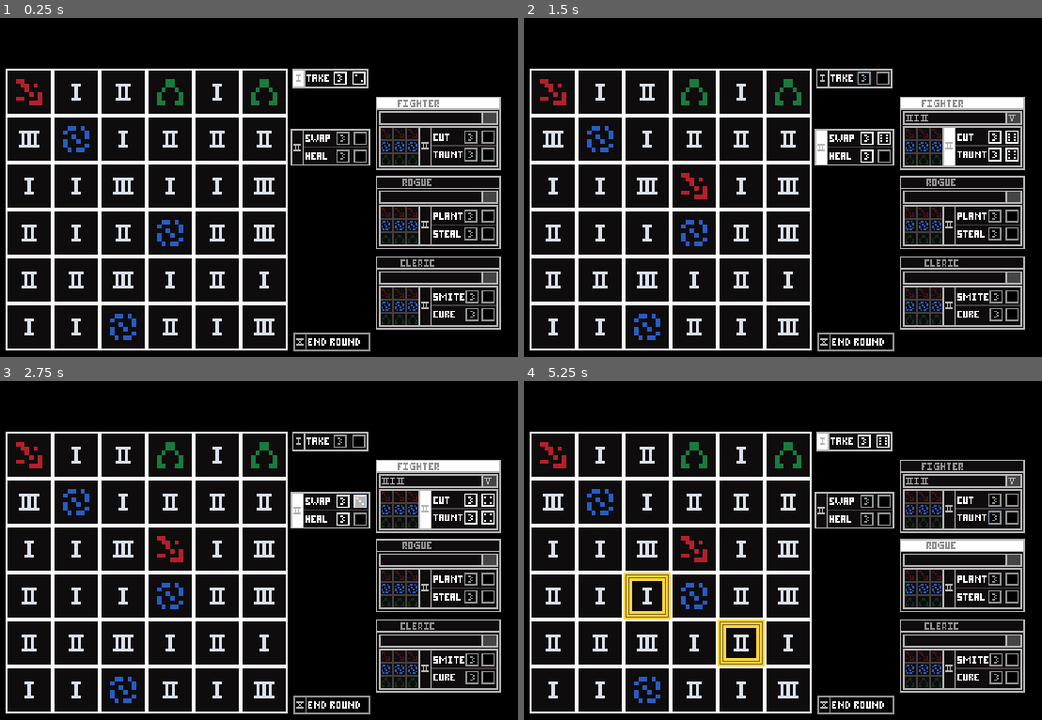
Above: before the commit, frames 1-4 (two rows, left to right).
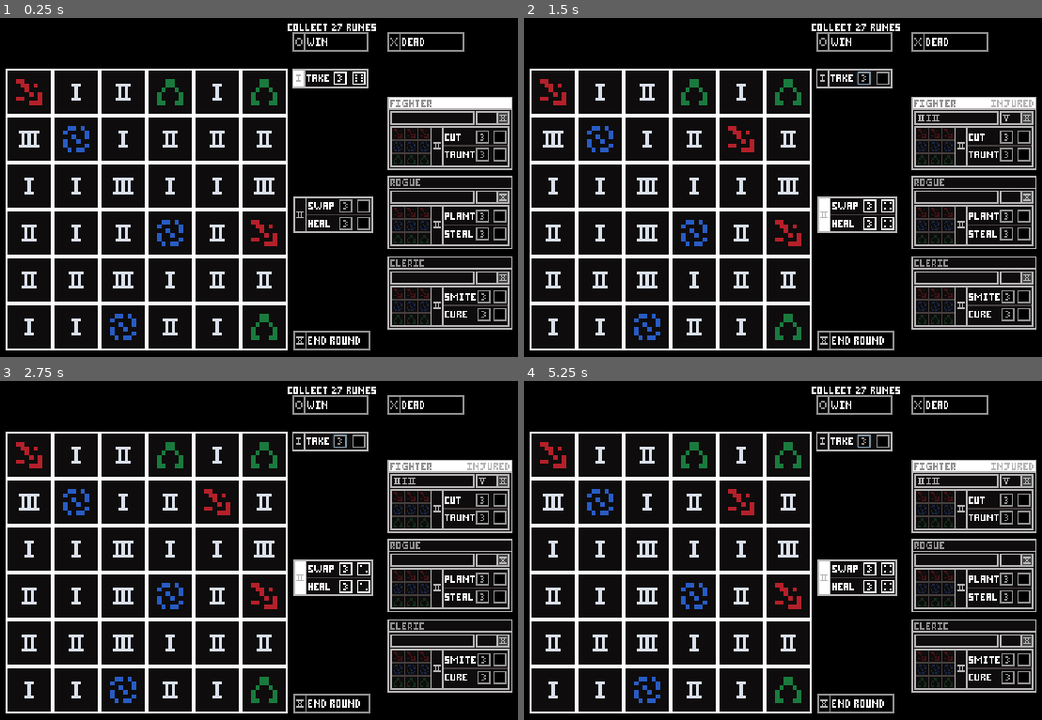
Above: after the commit, the same moments.

Repository: Lasenist/BonesWillRoll
Game: Godot game, scene res://level/play_scene.tscn
Two runs of this game, one before a commit and one after it. Both use one fixed random seed, a clock stepped at 60 frames per second and the inputs below.
Inputs (mouse positions are in pixels of both pictures, inside the frame that each line leads up to):
- Up to frame 1 (0.25 s): no input
- Up to frame 2 (1.5 s): click (865, 79) at 0.5 s; tap Enter at 1.25 s; move the mouse to (669, 211) at 1.27 s; hold E (rotate_selection_right) from 1.28 s (still down); click (669, 211) at 1.42 s
- Up to frame 3 (2.75 s): release E (rotate_selection_right) at 2 s; click (362, 503) at 2.02 s
- Up to frame 4 (5.25 s): click (995, 516) at 2.77 s; tap Space at 3.5, 5 s; move the mouse to (622, 594) at 3.52 s; hold Q (rotate_selection_left) 3.53-4.28 s; click (622, 594) at 3.67 s; tap Enter at 4.25 s; move the mouse to (850, 475) at 4.27 s; hold E (rotate_selection_right) from 4.28 s (still down); click (850, 475) at 4.42 s; move the mouse to (736, 658) at 5.02 s; click (736, 658) at 5.17 s

The runs differ from the first frame. In frame 1, 7.9% of the frame differs, in the area x 48-99%, y 1-99%; in frame 2, 9.0%; in frame 3, 9.1%; in frame 4, 11%, in the area x 19-99%, y 1-99%.

Commit message:
fixes

Diff:
--- a/UI/action/abilities.gd
+++ b/UI/action/abilities.gd
@@ -17,7 +17,7 @@
 onready var dice_button = $Panel/swap_action/dice_button
 
 onready var heal_button = $Panel/heal_action/three_button
-onready var dice_heal_button = $Panel/heal_action/three_button
+onready var dice_heal_button = $Panel/heal_action/dice_button
 
 # Called when the node enters the scene tree for the first time.
 func _ready():
@@ -48,5 +48,5 @@
 	pass # Replace with function body.
 
 func _on_heal_dice_button_dice_rolled(result : int):
-	emit_signal("heal_dice_pressed")
+	emit_signal("heal_dice_pressed", result)
 	pass # Replace with function body.
--- a/UI/action/abilities.tscn
+++ b/UI/action/abilities.tscn
@@ -43,6 +43,7 @@
 }
 
 [node name="numeral_bg" type="ColorRect" parent="Panel/numeral"]
+visible = false
 margin_left = 1.0
 margin_top = 1.0
 margin_right = 8.0
--- a/UI/adventurer/adventurer.gd
+++ b/UI/adventurer/adventurer.gd
@@ -27,8 +27,14 @@
 onready var wounds_container = $Panel/wounds_panel/HBoxContainer
 onready var total_wounds_container = $Panel/total_wounds/Control
 
+onready var injured_label = $Panel/state_labels/injured
+onready var dead_label = $Panel/state_labels/dead
+
+var is_dead = true
+var is_injured = true
+
 var red_rune_count = 0
-var blue_rune_count = 3
+var blue_rune_count = 0
 var green_rune_count = 0
 
 onready var red_rune_1 = $Panel/rune_inventory/r_1
@@ -62,6 +68,24 @@
 func _process(delta):
 	active_bg.visible = is_active
 	ability_active_bg.visible = is_active && can_use_ability && get_parent().current_state == get_parent().GameState.ROUND_TWO
+
+	if red_rune_count == 3 || green_rune_count == 3 || blue_rune_count == 3 :
+		enable_ability()
+	else:
+		disable_ability()
+
+	var total_wounds = get_total_wounds()
+	injured_label.visible = false
+	is_injured = false
+	is_dead = false
+	if total_wounds >= 5 && total_wounds <= 10:
+		injured_label.visible = true
+		is_injured = true
+		disable_ability()
+	elif total_wounds >= 10:
+		dead_label.visible = true
+		is_dead = true
+		disable_ability()
 
 func add(fieldEntity : FieldEntity):
 
@@ -110,18 +134,19 @@
 	for i in green_rune_count:
 		green_runes[i].modulate = Color.white
 
-	if red_rune_count == 3 || green_rune_count == 3 || blue_rune_count == 3 :
-		enable_ability()
-	else:
-		disable_ability()
-
-	pass
-
-func update_total_wounds():
+
+
+	pass
+
+func get_total_wounds():
 	var total_wounds = 0
 	for node in wounds_container.get_children():
 		total_wounds += node.wound_value
 		pass
+	return total_wounds
+
+func update_total_wounds():
+	var total_wounds = get_total_wounds()
 
 	total_wounds = clamp(total_wounds, 0, 10)
 	var new_total_wounds = NUMERAL_SCENES[total_wounds -1].instance()
@@ -141,6 +166,9 @@
 	wound_values.sort()
 	return wound_values
 	pass
+
+func get_total_rune_count():
+	return red_rune_count + green_rune_count + blue_rune_count
 
 # heals one wound lower than the amount given
 func heal(amount : int):
--- a/UI/adventurer/adventurer.tscn
+++ b/UI/adventurer/adventurer.tscn
@@ -1,10 +1,12 @@
-[gd_scene load_steps=12 format=2]
+[gd_scene load_steps=16 format=2]
 
 [ext_resource path="res://UI/adventurer/adventurer_name_spritesheet.png" type="Texture" id=1]
 [ext_resource path="res://new_theme.tres" type="Theme" id=2]
 [ext_resource path="res://UI/adventurer/rune_icon_spritesheet.png" type="Texture" id=3]
 [ext_resource path="res://UI/adventurer/adventurer.gd" type="Script" id=4]
 [ext_resource path="res://UI/numerals/two.tscn" type="PackedScene" id=5]
+[ext_resource path="res://UI/adventurer/state_spritesheet.png" type="Texture" id=6]
+[ext_resource path="res://UI/numerals/ten.tscn" type="PackedScene" id=7]
 
 [sub_resource type="AtlasTexture" id=1]
 atlas = ExtResource( 1 )
@@ -17,6 +19,14 @@
 [sub_resource type="AtlasTexture" id=6]
 atlas = ExtResource( 1 )
 region = Rect2( 0, 0, 23, 5 )
+
+[sub_resource type="AtlasTexture" id=7]
+atlas = ExtResource( 6 )
+region = Rect2( 0, 0, 29, 5 )
+
+[sub_resource type="AtlasTexture" id=8]
+atlas = ExtResource( 6 )
+region = Rect2( 31, 0, 15, 5 )
 
 [sub_resource type="AtlasTexture" id=2]
 atlas = ExtResource( 3 )
@@ -59,7 +69,8 @@
 }
 
 [node name="name_labels" type="Control" parent="Panel"]
-margin_right = 40.0
+margin_left = -13.0
+margin_right = 27.0
 margin_bottom = 40.0
 __meta__ = {
 "_edit_use_anchors_": false
@@ -78,9 +89,9 @@
 
 [node name="rogue_name" type="TextureRect" parent="Panel/name_labels"]
 visible = false
-margin_left = 18.0
-margin_top = 2.0
-margin_right = 46.0
+margin_left = 15.0
+margin_top = 2.0
+margin_right = 43.0
 margin_bottom = 7.0
 texture = SubResource( 5 )
 __meta__ = {
@@ -89,14 +100,37 @@
 
 [node name="cleric_name" type="TextureRect" parent="Panel/name_labels"]
 visible = false
-margin_left = 17.0
-margin_top = 2.0
-margin_right = 45.0
+margin_left = 15.0
+margin_top = 2.0
+margin_right = 43.0
 margin_bottom = 7.0
 texture = SubResource( 6 )
 __meta__ = {
 "_edit_use_anchors_": false
 }
+
+[node name="state_labels" type="Control" parent="Panel"]
+margin_right = 40.0
+margin_bottom = 40.0
+__meta__ = {
+"_edit_use_anchors_": false
+}
+
+[node name="injured" type="TextureRect" parent="Panel/state_labels"]
+visible = false
+margin_left = 54.0
+margin_top = 2.0
+margin_right = 94.0
+margin_bottom = 42.0
+texture = SubResource( 7 )
+
+[node name="dead" type="TextureRect" parent="Panel/state_labels"]
+visible = false
+margin_left = 68.0
+margin_top = 2.0
+margin_right = 108.0
+margin_bottom = 42.0
+texture = SubResource( 8 )
 
 [node name="ColorRect" type="ColorRect" parent="Panel"]
 margin_left = 1.0
@@ -104,11 +138,14 @@
 margin_right = 84.0
 margin_bottom = 9.0
 color = Color( 0.717647, 0.709804, 0.709804, 1 )
+__meta__ = {
+"_edit_use_anchors_": false
+}
 
 [node name="wounds_panel" type="Panel" parent="Panel"]
 margin_left = 2.0
 margin_top = 10.0
-margin_right = 73.0
+margin_right = 59.0
 margin_bottom = 19.0
 __meta__ = {
 "_edit_use_anchors_": false
@@ -125,7 +162,36 @@
 }
 
 [node name="total_wounds" type="Panel" parent="Panel"]
-margin_left = 72.0
+margin_left = 60.0
+margin_top = 10.0
+margin_right = 75.0
+margin_bottom = 19.0
+__meta__ = {
+"_edit_use_anchors_": false
+}
+
+[node name="bg" type="ColorRect" parent="Panel/total_wounds"]
+visible = false
+margin_left = 1.0
+margin_top = 1.0
+margin_right = 10.0
+margin_bottom = 8.0
+color = Color( 0.270588, 0.270588, 0.270588, 1 )
+__meta__ = {
+"_edit_use_anchors_": false
+}
+
+[node name="Control" type="Control" parent="Panel/total_wounds"]
+margin_left = 2.0
+margin_top = 2.0
+margin_right = 9.0
+margin_bottom = 8.0
+__meta__ = {
+"_edit_use_anchors_": false
+}
+
+[node name="max_wounds" type="Panel" parent="Panel"]
+margin_left = 74.0
 margin_top = 10.0
 margin_right = 83.0
 margin_bottom = 19.0
@@ -133,24 +199,27 @@
 "_edit_use_anchors_": false
 }
 
-[node name="bg" type="ColorRect" parent="Panel/total_wounds"]
-margin_left = 1.0
-margin_top = 1.0
-margin_right = 10.0
+[node name="bg" type="ColorRect" parent="Panel/max_wounds"]
+margin_left = 1.0
+margin_top = 1.0
+margin_right = 8.0
 margin_bottom = 8.0
 color = Color( 0.270588, 0.270588, 0.270588, 1 )
 __meta__ = {
 "_edit_use_anchors_": false
 }
 
-[node name="Control" type="Control" parent="Panel/total_wounds"]
-margin_left = 2.0
-margin_top = 2.0
-margin_right = 9.0
-margin_bottom = 8.0
-__meta__ = {
-"_edit_use_anchors_": false
-}
+[node name="Control" type="Control" parent="Panel/max_wounds"]
+margin_top = 2.0
+margin_right = 7.0
+margin_bottom = 8.0
+__meta__ = {
+"_edit_use_anchors_": false
+}
+
+[node name="ten" parent="Panel/max_wounds/Control" instance=ExtResource( 7 )]
+margin_left = 2.0
+margin_right = 7.0
 
 [node name="rune_inventory" type="Panel" parent="Panel"]
 margin_left = 2.0
--- a/UI/dice/dice_button.tscn
+++ b/UI/dice/dice_button.tscn
@@ -22,7 +22,7 @@
 [node name="dice" parent="." instance=ExtResource( 1 )]
 
 [node name="AnimatedSprite" parent="dice" index="0"]
-frame = 0
+frame = 4
 
 [connection signal="pressed" from="." to="." method="_on_dice_button_pressed"]
 
--- a/UI/end_round.tscn
+++ b/UI/end_round.tscn
@@ -12,6 +12,7 @@
 }
 
 [node name="active_bg" type="ColorRect" parent="."]
+visible = false
 margin_left = 1.0
 margin_top = 1.0
 margin_right = 8.0
--- a/level/play_scene.gd
+++ b/level/play_scene.gd
@@ -9,7 +9,9 @@
 	START_ROUND_TWO
 	ROUND_TWO,
 	END_ROUND_TWO,
-	END_ROUND
+	END_ROUND,
+	DEAD,
+	WIN
 }
 var current_state = GameState.START_ROUND_ONE
 
@@ -37,6 +39,7 @@
 
 # Called when the node enters the scene tree for the first time.
 func _ready():
+	$AudioStreamPlayer.play()
 	pass # Replace with function body.
 
 func _get_active_character():
@@ -77,15 +80,31 @@
 
 		end_round.is_active = true
 
-		_get_active_character().is_active = false
-		current_active_adventurer += 1
-
-		if current_active_adventurer >= character_turn_order.size():
-			current_active_adventurer = 0
-
-		yield(get_tree().create_timer(1), "timeout")
-		end_round.is_active = false
-		current_state = GameState.START_ROUND_ONE
+		var runes_needed = 9 * 3
+		var rune_count = 0
+		var dead_characters = 0
+		for character in character_turn_order:
+			rune_count += character.get_total_rune_count()
+			dead_characters += 1 if character.is_dead else 0
+
+		if dead_characters == character_turn_order.size():
+			current_state = GameState.DEAD
+			$dead/active_bg.visible = true
+		elif rune_count < runes_needed :
+			_get_active_character().is_active = false
+			current_active_adventurer += 1
+
+			if current_active_adventurer >= character_turn_order.size():
+				current_active_adventurer = 0
+
+			yield(get_tree().create_timer(1), "timeout")
+			end_round.is_active = false
+			current_state = GameState.START_ROUND_ONE
+		else:
+			$win/active_bg.visible = true
+			current_state = GameState.WIN
+			pass
+
 		is_round_ending = false
 
 	pass
@@ -168,6 +187,7 @@
 	field.is_selection_allowed = true
 
 func _on_take_action_box_dice_rolled(result : int):
+	current_selection_wait = SelectionWait.TAKE
 	field.selection_length = result
 	field.is_selection_allowed = true
 
@@ -199,6 +219,7 @@
 # HEAL DICE
 func _on_abilities_action_box_heal_dice_pressed(result : int):
 	_get_active_character().heal(result)
+	current_state = GameState.END_ROUND_TWO
 
 func _on_finished_healing():
 	current_state = GameState.END_ROUND
--- a/level/play_scene.tscn
+++ b/level/play_scene.tscn
@@ -12,6 +12,10 @@
 [ext_resource path="res://UI/abilities/rogue/rogue_steal_action.tscn" type="PackedScene" id=10]
 [ext_resource path="res://UI/abilities/cleric/cleric_smite_action.tscn" type="PackedScene" id=11]
 [ext_resource path="res://UI/abilities/cleric/cleric_cure_action.tscn" type="PackedScene" id=12]
+[ext_resource path="res://UI/win.png" type="Texture" id=13]
+[ext_resource path="res://UI/collect_runes.png" type="Texture" id=14]
+[ext_resource path="res://bones_loop.wav" type="AudioStream" id=15]
+[ext_resource path="res://UI/dead.png" type="Texture" id=16]
 
 [node name="game" type="Control"]
 anchor_right = 1.0
@@ -45,15 +49,15 @@
 margin_bottom = -233.0
 
 [node name="abilities_action_box" parent="." groups=["round_two"] instance=ExtResource( 3 )]
-margin_left = 283.0
-margin_top = 95.0
-margin_right = -176.0
-margin_bottom = -178.0
+margin_left = 285.0
+margin_top = 141.0
+margin_right = -174.0
+margin_bottom = -132.0
 
 [node name="fighter" parent="." instance=ExtResource( 4 )]
-margin_left = 341.0
+margin_left = 349.0
 margin_top = 73.0
-margin_right = -97.0
+margin_right = -89.0
 margin_bottom = -177.0
 
 [node name="fighter_attack_action" parent="fighter" groups=["round_two"] instance=ExtResource( 7 )]
@@ -69,9 +73,9 @@
 margin_bottom = 43.0
 
 [node name="rogue" parent="." instance=ExtResource( 4 )]
-margin_left = 341.0
+margin_left = 349.0
 margin_top = 127.0
-margin_right = -114.0
+margin_right = -106.0
 margin_bottom = -122.0
 type = "Rogue"
 
@@ -88,9 +92,9 @@
 margin_bottom = 50.0
 
 [node name="cleric" parent="." instance=ExtResource( 4 )]
-margin_left = 341.0
+margin_left = 349.0
 margin_top = 182.0
-margin_right = -114.0
+margin_right = -106.0
 margin_bottom = -68.0
 type = "Cleric"
 
@@ -108,9 +112,76 @@
 
 [node name="end_round" parent="." instance=ExtResource( 6 )]
 margin_left = 285.0
-margin_top = 234.0
+margin_top = 233.0
 margin_right = -175.0
-margin_bottom = -53.0
+margin_bottom = -54.0
+
+[node name="collect_message" type="TextureRect" parent="."]
+margin_left = 281.0
+margin_top = 23.0
+margin_right = 341.0
+margin_bottom = 28.0
+texture = ExtResource( 14 )
+__meta__ = {
+"_edit_use_anchors_": false
+}
+
+[node name="win" type="Control" parent="."]
+margin_left = 284.0
+margin_top = 29.0
+margin_right = 336.0
+margin_bottom = 41.0
+__meta__ = {
+"_edit_use_anchors_": false
+}
+
+[node name="active_bg" type="ColorRect" parent="win"]
+visible = false
+margin_left = 1.0
+margin_top = 1.0
+margin_right = 8.0
+margin_bottom = 12.0
+__meta__ = {
+"_edit_use_anchors_": false
+}
+
+[node name="TextureRect" type="TextureRect" parent="win"]
+margin_right = 54.0
+margin_bottom = 13.0
+texture = ExtResource( 13 )
+__meta__ = {
+"_edit_use_anchors_": false
+}
+
+[node name="dead" type="Control" parent="."]
+margin_left = 349.0
+margin_top = 29.0
+margin_right = 389.0
+margin_bottom = 69.0
+__meta__ = {
+"_edit_use_anchors_": false
+}
+
+[node name="active_bg" type="ColorRect" parent="dead"]
+visible = false
+margin_left = 1.0
+margin_top = 1.0
+margin_right = 8.0
+margin_bottom = 12.0
+__meta__ = {
+"_edit_use_anchors_": false
+}
+
+[node name="TextureRect" type="TextureRect" parent="dead"]
+margin_right = 40.0
+margin_bottom = 40.0
+texture = ExtResource( 16 )
+__meta__ = {
+"_edit_use_anchors_": false
+}
+
+[node name="AudioStreamPlayer" type="AudioStreamPlayer" parent="."]
+stream = ExtResource( 15 )
 
 [connection signal="post_selection_made" from="Control/field" to="." method="_on_field_post_selection_made"]
 [connection signal="post_swap_made" from="Control/field" to="." method="_on_field_post_swap_made"]
--- a/playing_field/field.gd
+++ b/playing_field/field.gd
@@ -25,6 +25,8 @@
 onready var tilemap = $TileMap
 # Scenes of enemies and runes on the field
 onready var entities = $TileMap/entities
+
+onready var select_targets_message = $select_targets
 
 # for hovering when taking
 var is_mouse_over_field = false
@@ -54,8 +56,8 @@
 
 	var entity_type_weighted_bag := RNGTools.WeightedBag.new()
 	entity_type_weighted_bag.weights = {
-		Enemy = 8,
-		Rune = 2
+		Enemy = 7,
+		Rune = 3
 	}
 
 	var enemy_level_weighted_bag := RNGTools.WeightedBag.new()
@@ -67,7 +69,7 @@
 		Five = 3
 	}
 
-	build_incoming_entities(108, entity_type_weighted_bag, enemy_level_weighted_bag)
+	build_incoming_entities(1000, entity_type_weighted_bag, enemy_level_weighted_bag)
 
 	field = create_2d_array(WIDTH, HEIGHT, null)
 
@@ -188,7 +190,11 @@
 
 	selection_direction = clamp(selection_direction, 0, direction_order.size() - 1)
 
+	select_targets_message.visible = false
 	clear_hover()
+	if is_selection_allowed || is_multi_select_allowed :
+		select_targets_message.visible = true
+
 	if is_mouse_over_field && is_selection_allowed :
 		render_mouse_hover(direction_order[selection_direction], selection_length)
 
--- a/playing_field/field.tscn
+++ b/playing_field/field.tscn
@@ -1,10 +1,11 @@
-[gd_scene load_steps=8 format=2]
+[gd_scene load_steps=9 format=2]
 
 [ext_resource path="res://grid/grid.png" type="Texture" id=1]
 [ext_resource path="res://grid/error_grid.png" type="Texture" id=2]
 [ext_resource path="res://grid/hovered_grid.png" type="Texture" id=3]
 [ext_resource path="res://playing_field/field.gd" type="Script" id=4]
 [ext_resource path="res://grid/selection_grid.png" type="Texture" id=5]
+[ext_resource path="res://UI/select_targets.png" type="Texture" id=6]
 
 [sub_resource type="TileSet" id=1]
 0/name = "grid.png 0"
@@ -86,5 +87,16 @@
 position = Vector2( 96, 96 )
 shape = SubResource( 2 )
 
+[node name="select_targets" type="TextureRect" parent="."]
+margin_left = 68.0
+margin_top = -7.0
+margin_right = 123.0
+margin_bottom = -1.0
+mouse_filter = 2
+texture = ExtResource( 6 )
+__meta__ = {
+"_edit_use_anchors_": false
+}
+
 [connection signal="mouse_entered" from="TileMap/mouse_area" to="." method="_on_mouse_area_mouse_entered"]
 [connection signal="mouse_exited" from="TileMap/mouse_area" to="." method="_on_mouse_area_mouse_exited"]
Binary file added: UI/adventurer/state_spritesheet.png
Not shown, added: UI/adventurer/state_spritesheet.png.import
Binary file added: UI/collect_runes.png
Not shown, added: UI/collect_runes.png.import
Binary file added: UI/dead.png
Not shown, added: UI/dead.png.import
Binary file added: UI/select_targets.png
Not shown, added: UI/select_targets.png.import
Binary file added: UI/win.png
Not shown, added: UI/win.png.import
Not shown, added: bones_loop.wav.import
Not shown, changed: export_presets.cfg
(and 2 more such lines)
